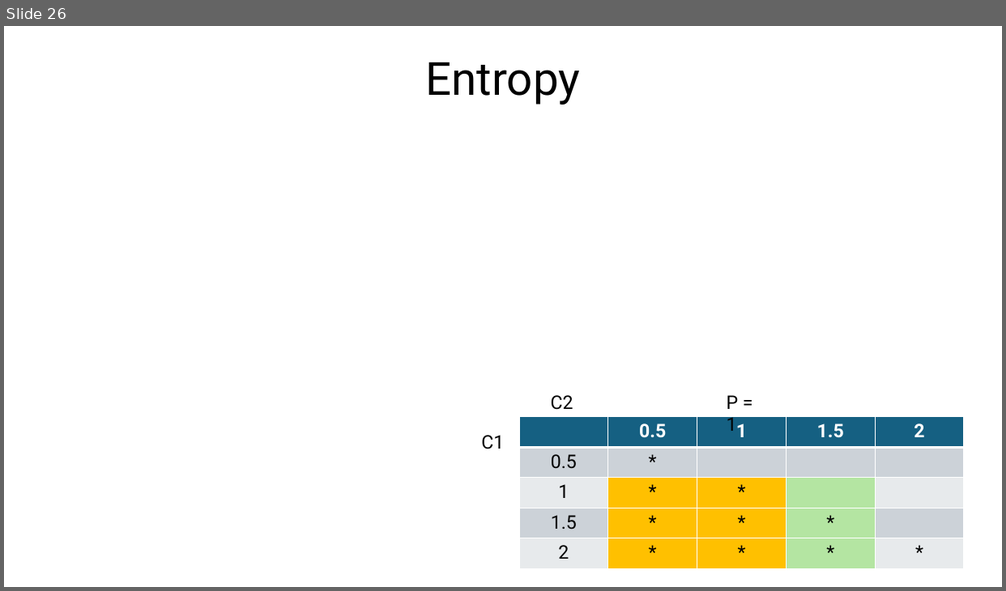
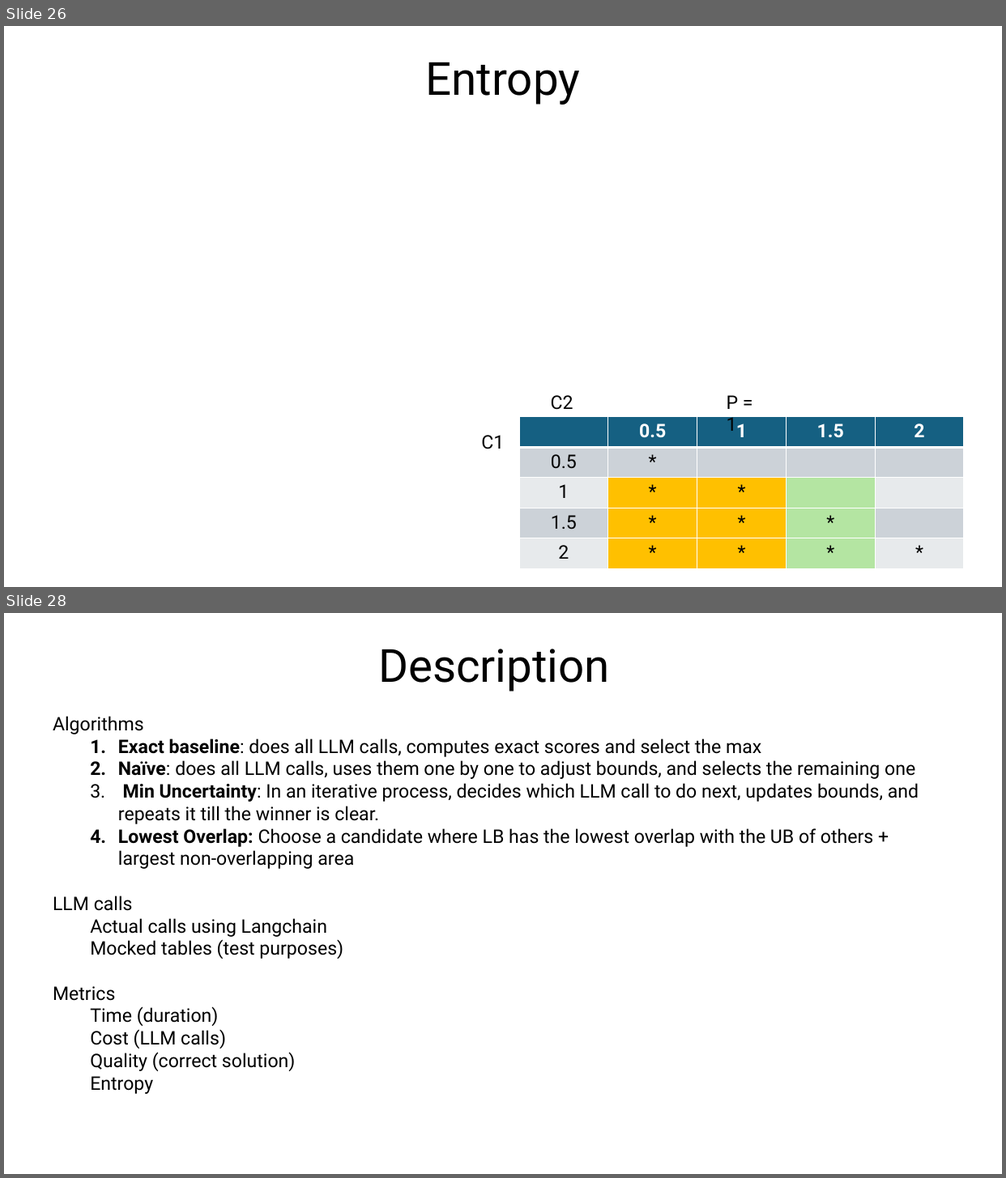
Before and after one commit to sohrabnamazinia/Personalized-Top-K-Set-Queries, a slide deck: rankingwithLLM.pptx. Shown one above the other, each under a label of ours: slide 26 before the commit, slides 26 and 28 after it; the slides between them are not shown. The pictures are 1006x591 and 1006x1178 pixels, drawn with LibreOffice and Linux fonts; fonts in the diff are those of the drawing; grey boxes stand for pictures. Boxes give left, top, right and bottom in pixels: in the first picture for what was removed or moved away, otherwise in the second. Text is boxed around its words. In the diff, an @@ line names an element or a change of style, - is before the commit and + after.

```diff
--- a/rankingwithLLM.pptx
+++ b/rankingwithLLM.pptx
@@ slide 28 added at (x1=4, y1=613, x2=1002, y2=1174), background #FFFFFF @@
@@ title added at (x1=378, y1=649, x2=610, y2=692), 44 pt, text #000000 @@
+Description
@@ text added at (x1=53, y1=716, x2=918, y2=1094), 18 pt, text #000000 @@
+Algorithms
+  1. Exact baseline: does all LLM calls, computes exact scores and select the max
+  2. Naïve: does all LLM calls, uses them one by one to adjust bounds, and selects the remaining one
+  3. Min Uncertainty: In an iterative process, decides which LLM call to do next, updates bounds, and repeats it till the winner is clear.
+  4. Lowest Overlap: Choose a candidate where LB has the lowest overlap with the UB of others + largest non-overlapping area
+LLM calls
+  Actual calls using Langchain
+  Mocked tables (test purposes)
+Metrics
+  Time (duration)
+  Cost (LLM calls)
+  Quality (correct solution)
+  Entropy
```
Also in this commit, not shown: 3 other slides added, 1 slide removed, 1 other file.
